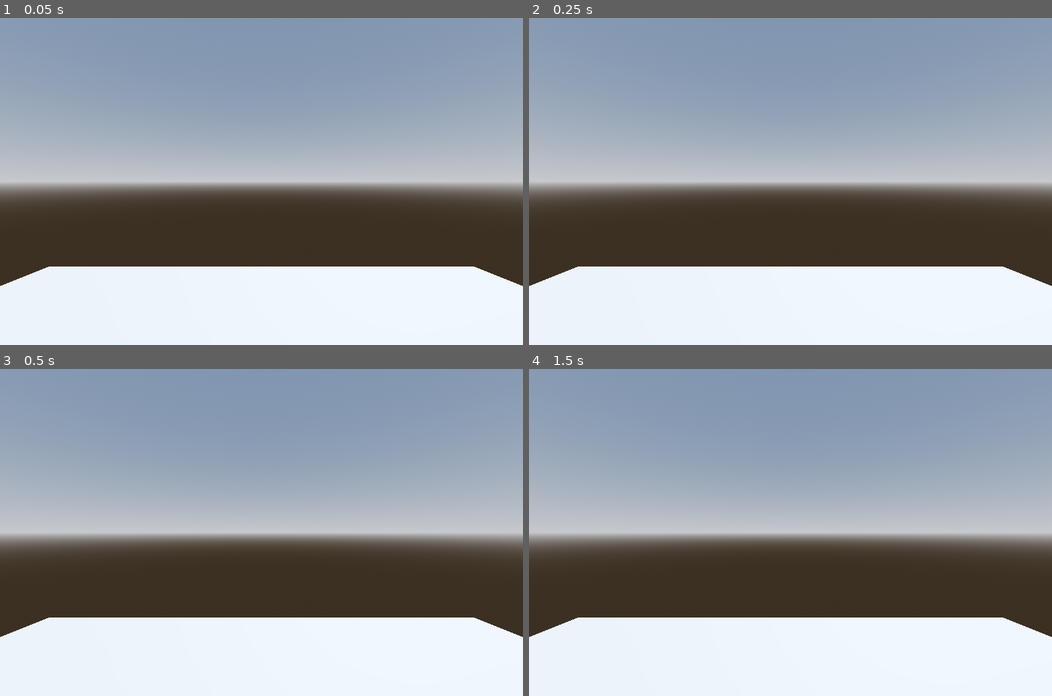
Above: before the commit, frames 1-4 (two rows, left to right).
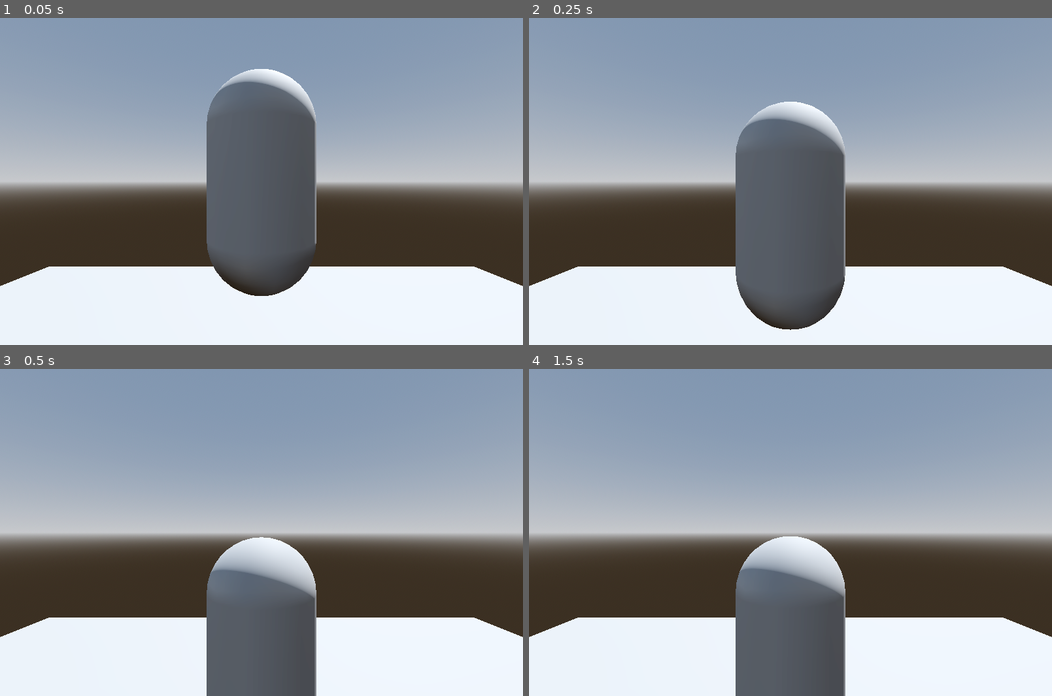
Above: after the commit, the same moments.

Repository: 36x8622xSx174x7169E/3D-Game
Game: Godot game, scene res://Levelfile.tscn
Same seed, same stepped clock (60 frames per second), same inputs: the game is played once before the commit and once after it. This scene is started directly instead of the project's main scene.
Inputs:
- Up to frame 1 (0.05 s): no input
- Up to frame 2 (0.25 s): no input
- Up to frame 3 (0.5 s): no input
- Up to frame 4 (1.5 s): hold Up (ui_up) 0.53-1.28 s; tap Enter at 1.25 s

The runs differ from the first frame. In frame 1, 13% of the frame differs, in the area x 39-61%, y 15-85%; in frame 2, 13%, in the area x 39-61%, y 25-96%; in frame 3, 9.4%; in frame 4, 9.5%.
Error after the commit: Parse Error: Cannot find constant "Foward" on base "Vector3". (res://Player.gd:12)

Commit message:
how movement with WASD

Diff:
--- a/Levelfile.tscn
+++ b/Levelfile.tscn
@@ -1,4 +1,6 @@
-[gd_scene load_steps=5 format=3 uid="uid://c15uj7w23s4jc"]
+[gd_scene load_steps=7 format=3 uid="uid://c15uj7w23s4jc"]
+
+[ext_resource type="PackedScene" uid="uid://c2hgrbhwnlk2f" path="res://player.tscn" id="1_jlver"]
 
 [sub_resource type="ProceduralSkyMaterial" id="ProceduralSkyMaterial_yljtt"]
 sky_horizon_color = Color(0.64625, 0.65575, 0.67075, 1)
@@ -16,6 +18,9 @@
 [sub_resource type="PlaneMesh" id="PlaneMesh_m6fb1"]
 size = Vector2(10, 10)
 
+[sub_resource type="ConcavePolygonShape3D" id="ConcavePolygonShape3D_gv3tp"]
+data = PackedVector3Array(5, 0, 5, -5, 0, 5, 5, 0, -5, -5, 0, 5, -5, 0, -5, 5, 0, -5)
+
 [node name="CharacterBody3D" type="CharacterBody3D"]
 
 [node name="Node3D" type="Node3D" parent="."]
@@ -32,3 +37,11 @@
 
 [node name="MeshInstance3D" type="MeshInstance3D" parent="Node3D"]
 mesh = SubResource("PlaneMesh_m6fb1")
+
+[node name="StaticBody3D" type="StaticBody3D" parent="Node3D/MeshInstance3D"]
+
+[node name="CollisionShape3D" type="CollisionShape3D" parent="Node3D/MeshInstance3D/StaticBody3D"]
+shape = SubResource("ConcavePolygonShape3D_gv3tp")
+
+[node name="Player" parent="Node3D" instance=ExtResource("1_jlver")]
+transform = Transform3D(1, 0, 0, 0, 1, 0, 0, 0, 1, 2.08165e-12, 2, -2)
